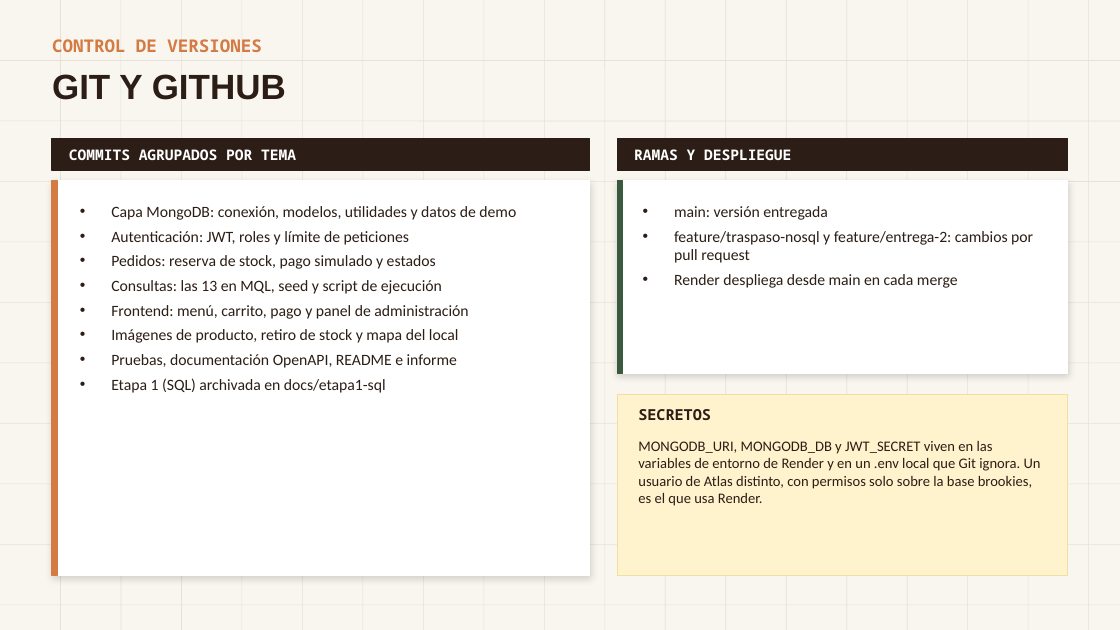
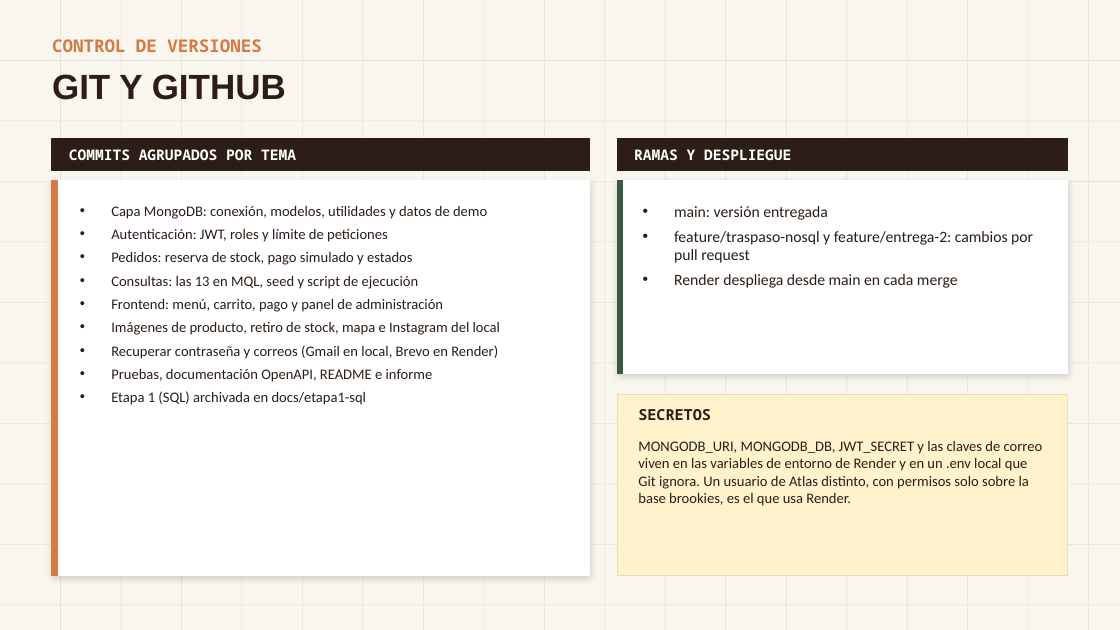
Before and after one commit to Pagina-Brookies/Pagina_Brookies, a slide deck: slide 16 of docs/Grupo20-BrookiesCoffee-Presentacion-Entrega2.pptx (slide 15 before the commit). Drawn at 1120x630 pixels with LibreOffice and Linux fonts; fonts in the diff are those of the drawing. Boxes give left, top, right and bottom in pixels: in the first picture for what was removed or moved away, otherwise in the second. Text is boxed around its words. In the diff, an @@ line names an element or a change of style, - is before the commit and + after.

```diff
--- a/docs/Grupo20-BrookiesCoffee-Presentacion-Entrega2.pptx
+++ b/docs/Grupo20-BrookiesCoffee-Presentacion-Entrega2.pptx
@@ text at <box>111,206,487,405</box>: size 13.5 to 12.5 pt in "Capa MongoDB: conexión, modelos, utilidades y datos ...", "Autenticación: JWT, roles y límite de peticiones", "Pedidos: reserva de stock, pago simulado y ...", "Consultas: las 13 en MQL, seed y ..." and 3 more places @@
@@ text at <box>111,322,500,359</box>: text changed; size 13.5 to 12.5 pt @@
-• Imágenes de producto, retiro de stock y mapa del local
+• Imágenes de producto, retiro de stock, mapa e Instagram del local
+• Recuperar contraseña y correos (Gmail en local, Brevo en Render)
@@ text at <box>638,441,1043,506</box>: text changed @@
-MONGODB_URI, MONGODB_DB y JWT_SECRET viven en las variables de entorno de Render y en un .env local que Git ignora. Un usuario de Atlas distinto, con permisos solo sobre la base brookies, es el que usa Render.
+MONGODB_URI, MONGODB_DB, JWT_SECRET y las claves de correo viven en las variables de entorno de Render y en un .env local que Git ignora. Un usuario de Atlas distinto, con permisos solo sobre la base brookies, es el que usa Render.
```
Also in this commit, not shown: 5 other slides changed, 1 slide added, 1 other file.
